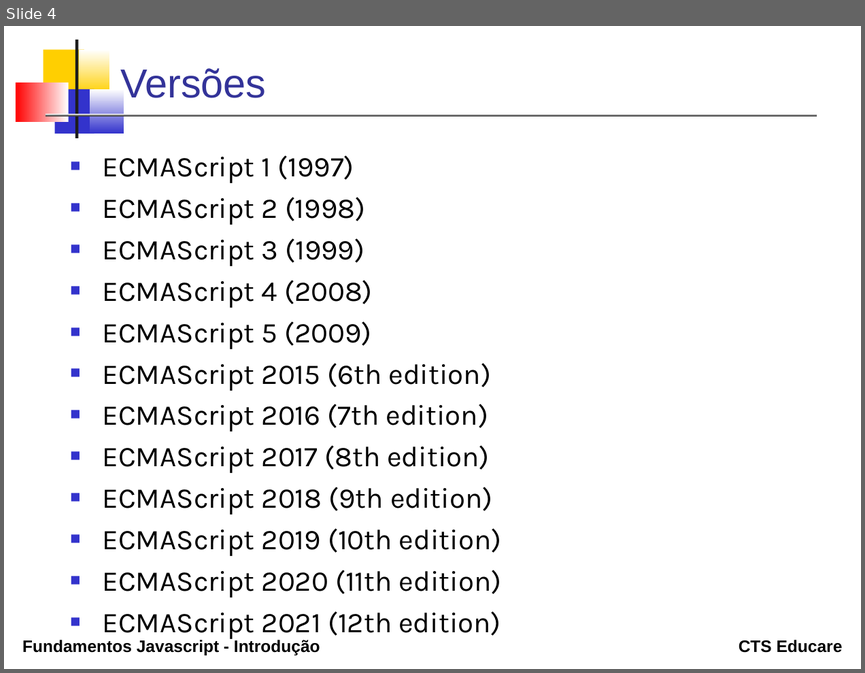
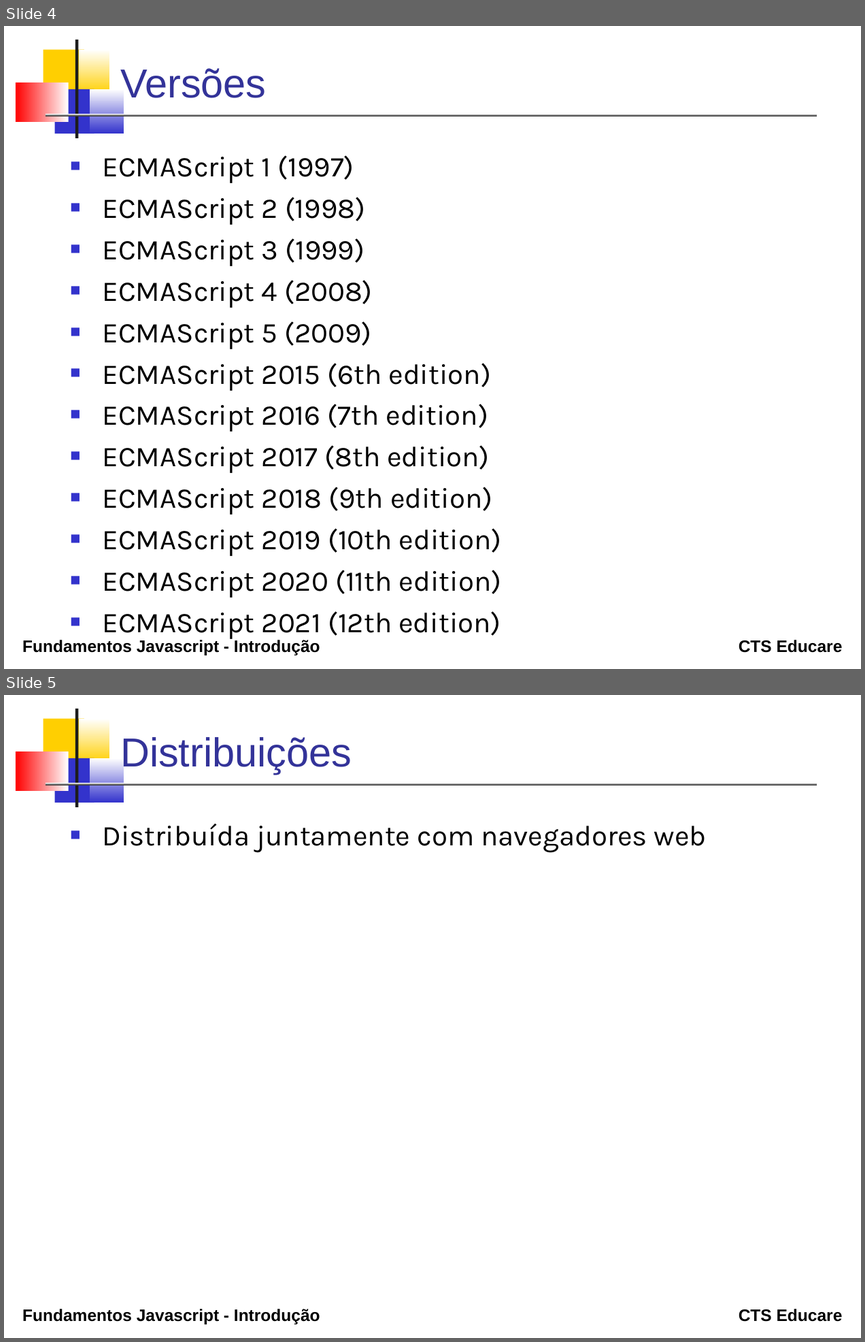
Before and after one commit to erosvitor/curso-javascript-fundamentos, a slide deck: topicos/01_introducao/Introducao.odp. Shown one above the other, each under a label of ours: slide 4 before the commit, slides 4 and 5 after it. The pictures are 865x673 and 865x1342 pixels, drawn with LibreOffice and Linux fonts; fonts in the diff are those of the drawing. Boxes give left, top, right and bottom in pixels: in the first picture for what was removed or moved away, otherwise in the second. Text is boxed around its words. In the diff, an @@ line names an element or a change of style, - is before the commit and + after.

```diff
--- a/topicos/01_introducao/Introducao.odp
+++ b/topicos/01_introducao/Introducao.odp
@@ slide 5 added at (x1=4, y1=695, x2=861, y2=1338), background #FFFFFF; not listed: 9 template elements that a slide beside it also shows @@
@@ title added at (x1=120, y1=737, x2=351, y2=773), 34 pt, text #333399 @@
+Distribuições
@@ text added at (x1=103, y1=824, x2=706, y2=853), 24 pt, text #000000 @@
+■ Distribuída juntamente com navegadores web
```
Also in this commit, not shown: 5 slides changed, 12 other files.
